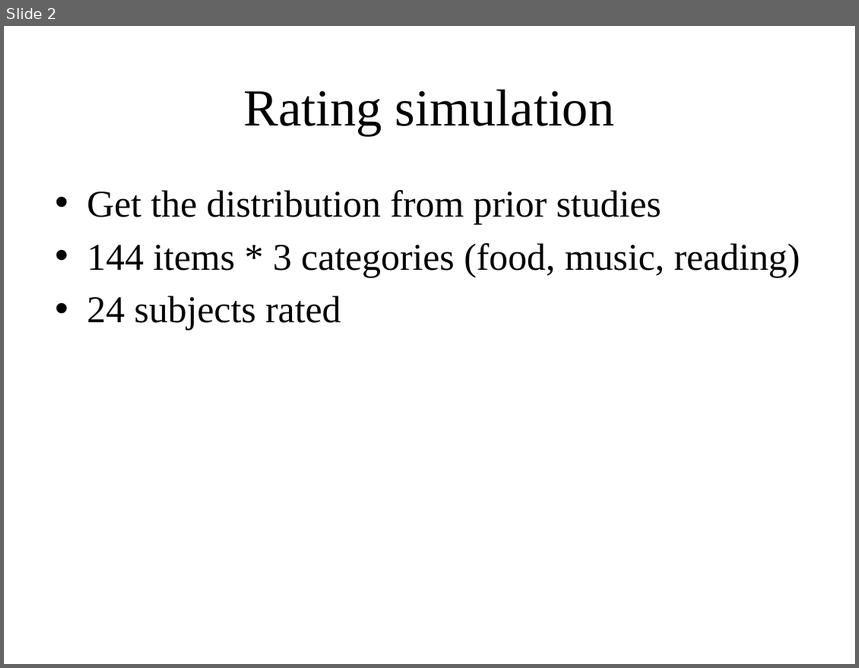
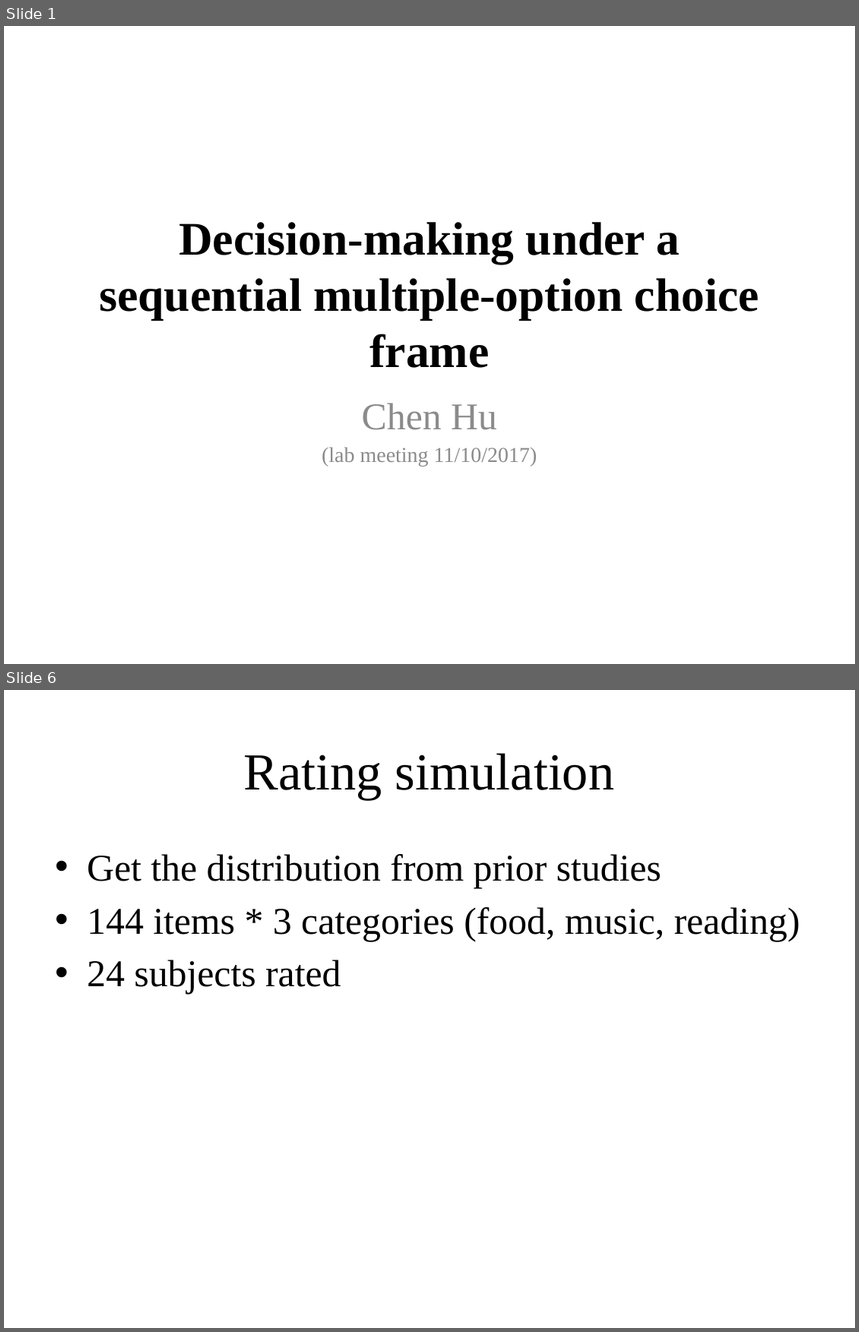
Before and after one commit to imemoof/-sdm, a slide deck: simulation/Simulation.pptx. Shown one above the other, each under a label of ours: slide 2 before the commit, slides 1 and 6 after it; the slides between them are not shown. The pictures are 859x668 and 859x1332 pixels, drawn with LibreOffice and Linux fonts; fonts in the diff are those of the drawing. Boxes give left, top, right and bottom in pixels: in the first picture for what was removed or moved away, otherwise in the second. Text is boxed around its words. In the diff, an @@ line names an element or a change of style, - is before the commit and + after.

```diff
--- a/simulation/Simulation.pptx
+++ b/simulation/Simulation.pptx
@@ slide 1 added at [4, 26, 855, 664], background #FFFFFF @@
@@ title added at [99, 222, 759, 368], 39.6 pt, text #000000, bold @@
+Decision-making under a sequential multiple-option choice frame
@@ subtitle added at [322, 403, 538, 467], 18 pt, text #8C8C8C @@
+Chen Hu
+(lab meeting 11/10/2017)
@@ what was slide 2 is now slide 6 @@
```
Also in this commit, not shown: 2 slides changed, 3 other slides added, 19 other files.
